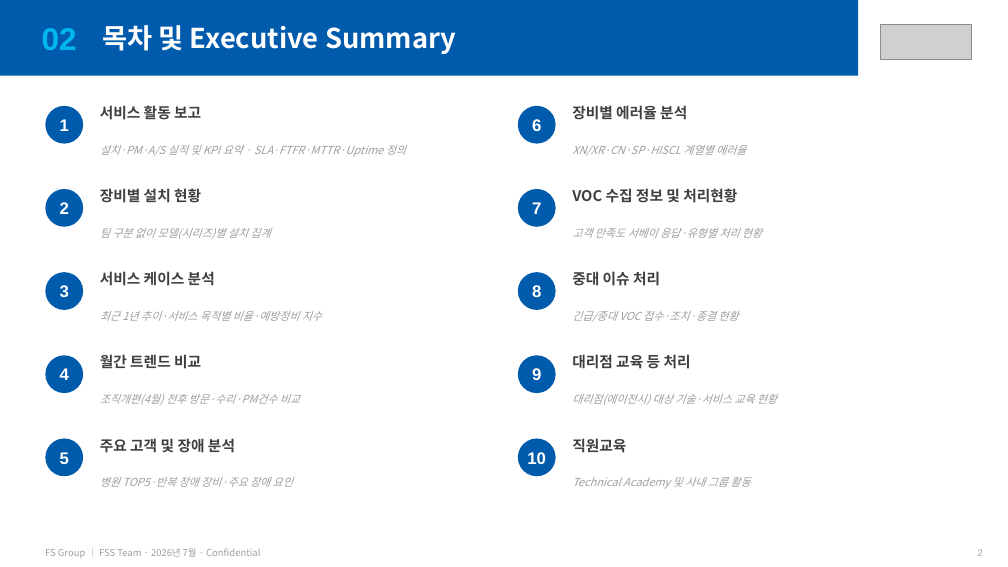
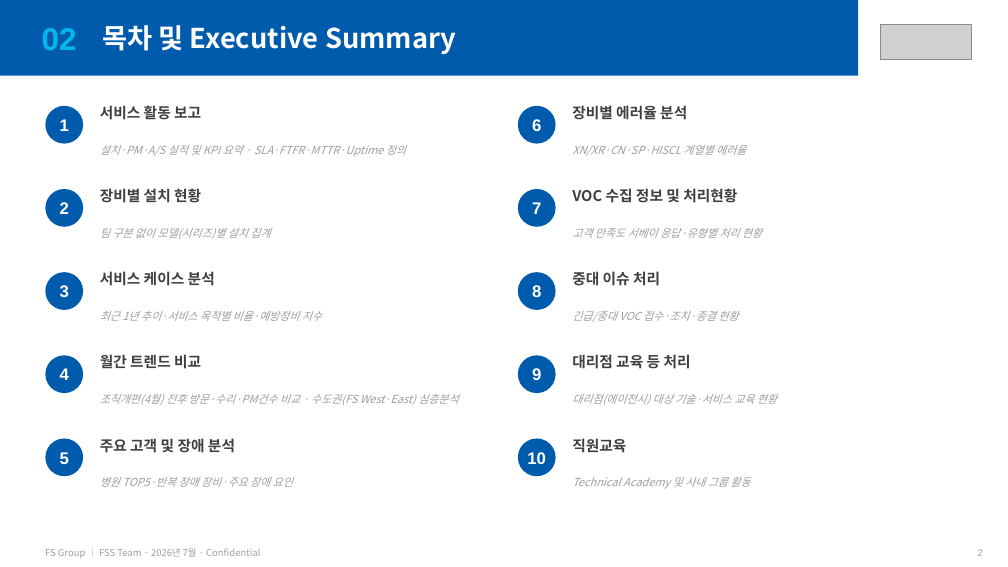
Before and after one commit to balhm12/Sysmex-schedule, a slide deck: slide 2 of reports/FSG_월간서비스보고_202607/FSG_월간서비스보고_202607.pptx. Drawn at 1008x567 pixels with LibreOffice and Linux fonts; fonts in the diff are those of the drawing; grey boxes stand for pictures. Boxes give left, top, right and bottom in pixels: in the first picture for what was removed or moved away, otherwise in the second. Text is boxed around its words. In the diff, an @@ line names an element or a change of style, - is before the commit and + after.

```diff
--- a/reports/FSG_월간서비스보고_202607/FSG_월간서비스보고_202607.pptx
+++ b/reports/FSG_월간서비스보고_202607/FSG_월간서비스보고_202607.pptx
@@ text at (100, 394, 458, 405): text changed @@
-조직개편(4월) 전후 방문·수리·PM건수 비교
+조직개편(4월) 전후 방문·수리·PM건수 비교 · 수도권(FS West·East) 심층분석
```
Also in this commit, not shown: 8 other slides changed, 1 slide added, 1 other file.
